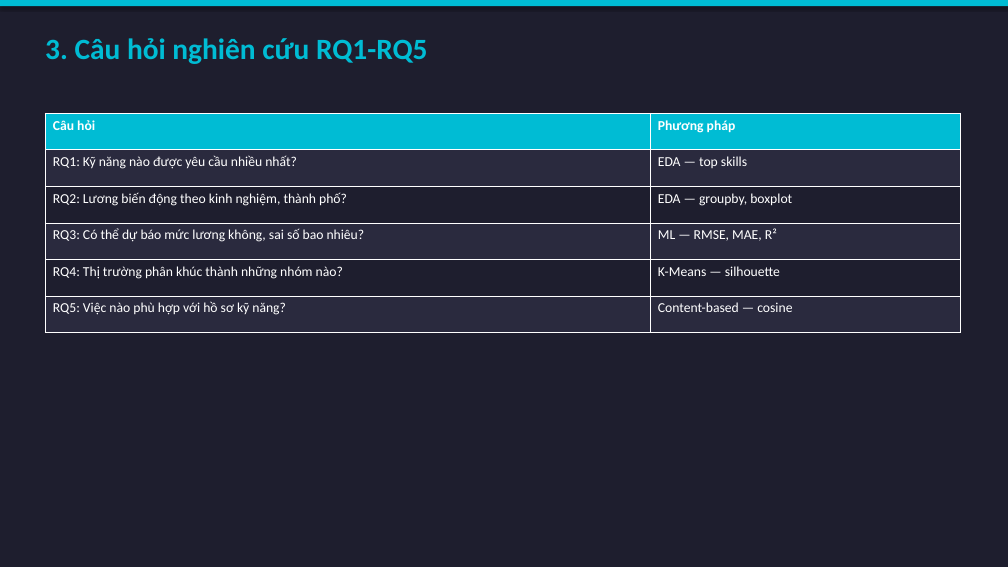
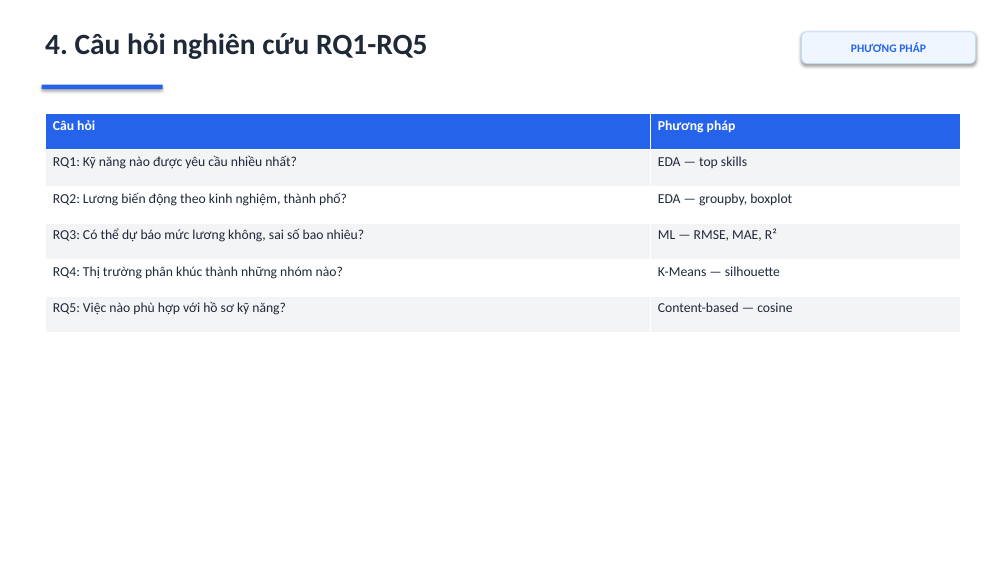
Before and after one commit to ThuyLoiLerning/KhoaHocDuLieu, a slide deck: slide 4 of reports/slides/TrinhBay_ChuyenDe4.pptx (slide 3 before the commit). Drawn at 1008x567 pixels with LibreOffice and Linux fonts; fonts in the diff are those of the drawing. Boxes give left, top, right and bottom in pixels: in the first picture for what was removed or moved away, otherwise in the second. Text is boxed around its words. In the diff, an @@ line names an element or a change of style, - is before the commit and + after.

```diff
--- a/reports/slides/TrinhBay_ChuyenDe4.pptx
+++ b/reports/slides/TrinhBay_ChuyenDe4.pptx
@@ background #1E1E2E to #FFFFFF @@
@@ rectangle removed at (0,0,1008,6) @@
@@ text at (45,33,428,59): text changed; text colour #00BCD4 to #1F2937 @@
-3. Câu hỏi nghiên cứu RQ1-RQ5
+4. Câu hỏi nghiên cứu RQ1-RQ5
@@ rounded rectangle added at (802,32,975,64), fill #EFF6FF, outline #BFDBFE 0.75 pt, 11 pt, text #2563EB, bold @@
+PHƯƠNG PHÁP
@@ rectangle added at (42,85,163,89), fill #2563EB @@
@@ table at (45,113,960,333) @@
@@ fill #00BCD4 to #2563EB in row 1 @@
@@ fill #2A2A3E to #F3F4F6 in 6 cells @@
@@ fill #1E1E2E to #FFFFFF in 4 cells @@
@@ text colour #FFFFFF to #1F2937 @@
```
Also in this commit, not shown: 14 other slides changed, 8 slides added, 5 slides removed, 10 other files.
